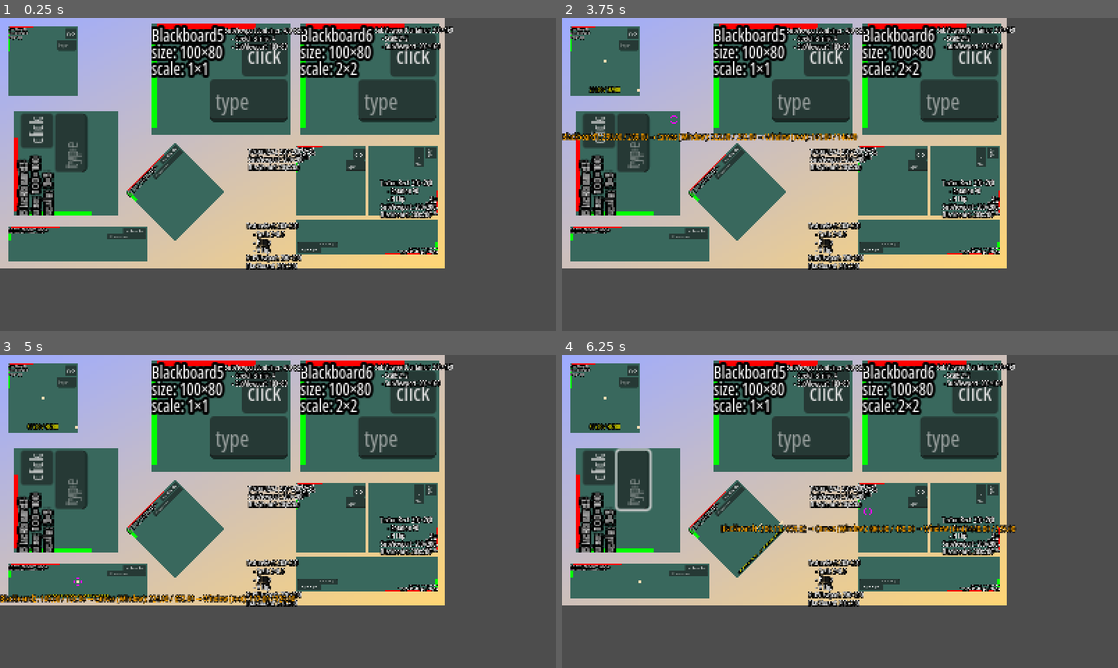
Above: before the commit, frames 1-4 (two rows, left to right).
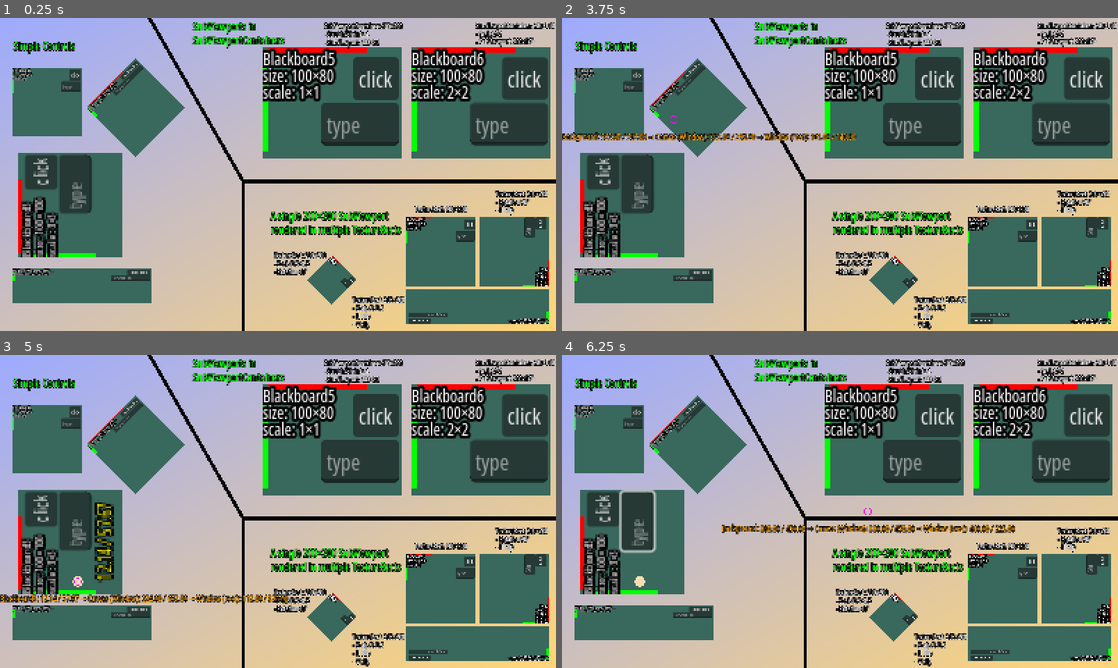
Above: after the commit, the same moments.

Repository: Toxe/godot-coordinate-systems
Game: Godot game, scene res://scenes/main.tscn
The game is run twice, just before and just after one commit, with the same random seed, the same clock (stepped at 60 frames per second) and the same inputs.
Inputs (mouse positions are in pixels of both pictures, inside the frame that each line leads up to):
- Up to frame 1 (0.25 s): no input
- Up to frame 2 (3.75 s): click "click" at 0.5 s; click "click" at 1.25 s; click "click" at 2 s; tap Enter at 2.75 s; drag from (784, 143) to (895, 105) at 2.77 s; tap Space at 3.5 s; drag from (606, 61) to (812, 237) at 3.52 s
- Up to frame 3 (5 s): tap Enter at 4.25 s; move the mouse to (77, 580) at 4.27 s; click (77, 580) at 4.42 s
- Up to frame 4 (6.25 s): tap Space at 5 s; drag from (628, 502) to (673, 464) at 5.02 s; tap Enter at 5.75 s; drag from (739, 530) to (867, 511) at 5.77 s

The runs differ from the first frame. In frame 1, 77% of the frame differs, in the area x 0-100%, y 0-100%; in frame 2, 77%; in frame 3, 78%; in frame 4, 77%.

Commit message:
Rearrange the layout; add/change labels

Diff:
--- a/CoordinateSystems/scenes/main.tscn
+++ b/CoordinateSystems/scenes/main.tscn
@@ -10,6 +10,8 @@
 
 [sub_resource type="GradientTexture2D" id="GradientTexture2D_o5qli"]
 gradient = SubResource("Gradient_sgp6g")
+width = 128
+height = 128
 fill_to = Vector2(1, 1)
 metadata/_snap_enabled = true
 
@@ -19,40 +21,43 @@
 [node name="Main" type="Node2D" unique_id=8235168]
 
 [node name="Background" type="TextureRect" parent="." unique_id=396497303]
-offset_right = 1280.0
-offset_bottom = 720.0
+offset_right = 1600.0
+offset_bottom = 900.0
 texture = SubResource("GradientTexture2D_o5qli")
 script = ExtResource("1_sugp2")
-metadata/_edit_lock_ = true
 
 [node name="Blackboard1" parent="." unique_id=2027896682 instance=ExtResource("2_0wfyh")]
-offset_left = 23.0
-offset_top = 23.0
-offset_right = 223.0
-offset_bottom = 223.0
+offset_left = 35.0
+offset_top = 142.4213
+offset_right = 235.0
+offset_bottom = 342.4213
+metadata/_edit_use_anchors_ = true
 
 [node name="Blackboard2" parent="." unique_id=1666201008 instance=ExtResource("2_0wfyh")]
-offset_left = 24.0
-offset_top = 601.0
-offset_right = 224.0
-offset_bottom = 801.0
+offset_left = 36.0
+offset_top = 720.42126
+offset_right = 236.0
+offset_bottom = 920.42126
 scale = Vector2(2, 0.5)
+metadata/_edit_use_anchors_ = true
 
 [node name="Blackboard3" parent="." unique_id=1031358396 instance=ExtResource("2_0wfyh")]
-offset_left = 39.000004
-offset_top = 569.0
-offset_right = 139.0
-offset_bottom = 669.0
+offset_left = 51.000004
+offset_top = 688.42126
+offset_right = 151.0
+offset_bottom = 788.42126
 rotation = -1.5707964
 scale = Vector2(3, 3)
+metadata/_edit_use_anchors_ = true
 
 [node name="Blackboard4" parent="." unique_id=1278775097 instance=ExtResource("2_0wfyh")]
-offset_left = 364.0
-offset_top = 500.0
-offset_right = 464.0
-offset_bottom = 900.0
+offset_left = 250.0
+offset_top = 258.0
+offset_right = 350.0
+offset_bottom = 658.0
 rotation = -0.7853982
 scale = Vector2(2, 0.5)
+metadata/_edit_use_anchors_ = true
 
 [node name="CanvasLayer" type="CanvasLayer" parent="." unique_id=1819731043]
 
@@ -60,10 +65,10 @@
 script = ExtResource("3_jyhfs")
 
 [node name="SubViewportContainer1" type="SubViewportContainer" parent="." unique_id=451903663]
-offset_left = 435.0
-offset_top = 16.0
-offset_right = 835.0
-offset_bottom = 336.0
+offset_left = 757.0
+offset_top = 84.0
+offset_right = 1157.0
+offset_bottom = 404.0
 stretch = true
 stretch_shrink = 4
 script = ExtResource("1_sugp2")
@@ -85,10 +90,10 @@
 metadata/_edit_lock_ = true
 
 [node name="SubViewportContainer2" type="SubViewportContainer" parent="." unique_id=897523664]
-offset_left = 863.0
-offset_top = 16.0
-offset_right = 1063.0
-offset_bottom = 176.0
+offset_left = 1185.0
+offset_top = 84.0
+offset_right = 1385.0
+offset_bottom = 244.0
 scale = Vector2(2, 2)
 stretch = true
 script = ExtResource("1_sugp2")
@@ -120,20 +125,20 @@
 offset_bottom = 200.0
 
 [node name="TextureRect1" type="TextureRect" parent="." unique_id=767382591 node_paths=PackedStringArray("sub_viewport")]
-offset_left = 852.0
-offset_top = 370.0
-offset_right = 1052.0
-offset_bottom = 570.0
+offset_left = 1170.0
+offset_top = 572.0
+offset_right = 1370.0
+offset_bottom = 772.0
 mouse_filter = 0
 texture = SubResource("ViewportTexture_sugp2")
 script = ExtResource("4_jyhfs")
 sub_viewport = NodePath("../SubViewport3")
 
 [node name="TextureRect2" type="TextureRect" parent="." unique_id=1570498070 node_paths=PackedStringArray("sub_viewport")]
-offset_left = 1262.0
-offset_top = 370.0
-offset_right = 1462.0
-offset_bottom = 570.0
+offset_left = 1580.0
+offset_top = 572.0
+offset_right = 1780.0
+offset_bottom = 772.0
 rotation = 1.5707964
 mouse_filter = 0
 texture = SubResource("ViewportTexture_sugp2")
@@ -142,10 +147,10 @@
 sub_viewport = NodePath("../SubViewport3")
 
 [node name="TextureRect3" type="TextureRect" parent="." unique_id=1538466976 node_paths=PackedStringArray("sub_viewport")]
-offset_left = 852.0
-offset_top = 580.0
-offset_right = 1057.0
-offset_bottom = 780.0
+offset_left = 1170.0
+offset_top = 782.0
+offset_right = 1375.0
+offset_bottom = 982.0
 scale = Vector2(2, 0.5)
 mouse_filter = 0
 texture = SubResource("ViewportTexture_sugp2")
@@ -154,57 +159,102 @@
 script = ExtResource("4_jyhfs")
 sub_viewport = NodePath("../SubViewport3")
 
+[node name="TextureRect4" type="TextureRect" parent="." unique_id=513767253 node_paths=PackedStringArray("sub_viewport")]
+offset_left = 955.0
+offset_top = 682.0
+offset_right = 1155.0
+offset_bottom = 882.0
+rotation = 0.7853982
+scale = Vector2(0.5, 0.5)
+mouse_filter = 0
+texture = SubResource("ViewportTexture_sugp2")
+script = ExtResource("4_jyhfs")
+sub_viewport = NodePath("../SubViewport3")
+
 [node name="Label1" type="Label" parent="." unique_id=113031044]
-offset_left = 647.0
-offset_top = 22.0
-offset_right = 828.0
-offset_bottom = 81.0
+offset_left = 932.0
+offset_top = 10.0
+offset_right = 1158.0
+offset_bottom = 84.0
 text = "SubViewportContainer: 400×320
-	- Stretch Shrink: 4
-	- SubViewport: 100×80"
-tab_stops = PackedFloat32Array(20, 20)
+- Stretch/Shrink: 4
+- SubViewport: 100×80"
 
 [node name="Label2" type="Label" parent="." unique_id=161700426]
-offset_left = 1078.0
-offset_top = 21.0
-offset_right = 1259.0
-offset_bottom = 80.0
+offset_left = 1369.0
+offset_top = 8.0
+offset_right = 1595.0
+offset_bottom = 82.0
 text = "SubViewportContainer: 200×160
-	- Scale 2×2
-	- SubViewport: 200×160"
-tab_stops = PackedFloat32Array(20, 20)
+- Scale 2×2
+- SubViewport: 200×160"
 
 [node name="Label3" type="Label" parent="." unique_id=1411215777]
-offset_left = 715.0
-offset_top = 370.0
-offset_right = 842.0
-offset_bottom = 429.0
+offset_left = 1194.0
+offset_top = 535.0
+offset_right = 1343.0
+offset_bottom = 563.0
+text = "TextureRect: 200×200"
+
+[node name="Label4" type="Label" parent="." unique_id=1507417622]
+offset_left = 1427.0
+offset_top = 492.0
+offset_right = 1576.0
+offset_bottom = 566.0
 text = "TextureRect: 200×200
-SubViewport: 200×200
-Blackboard: 200x200"
-tab_stops = PackedFloat32Array(20, 20)
-
-[node name="Label4" type="Label" parent="." unique_id=1507417622]
-offset_left = 1095.0
-offset_top = 460.0
-offset_right = 1222.0
-offset_bottom = 555.0
+- Rotation 90°
+- H Flip"
+
+[node name="Label5" type="Label" parent="." unique_id=1226042659]
+offset_left = 1015.0
+offset_top = 797.0
+offset_right = 1164.0
+offset_bottom = 894.0
+text = "TextureRect: 205×200
+- Scale 2×0.5
+- H Flip
+- V Flip"
+
+[node name="Label6" type="Label" parent="." unique_id=426603918]
+offset_left = 39.0
+offset_top = 58.0
+offset_right = 214.0
+offset_bottom = 103.0
+theme_override_colors/font_color = Color(0, 1, 0, 1)
+theme_override_font_sizes/font_size = 32
+text = "Simple Controls"
+
+[node name="Label7" type="Label" parent="." unique_id=1381013410]
+offset_left = 554.0
+offset_top = 1.0
+offset_right = 817.0
+offset_bottom = 86.0
+theme_override_colors/font_color = Color(0, 1, 0, 1)
+theme_override_font_sizes/font_size = 32
+text = "SubViewports in
+SubViewportContainers"
+
+[node name="Label8" type="Label" parent="." unique_id=570167275]
+offset_left = 779.0
+offset_top = 546.0
+offset_right = 1154.0
+offset_bottom = 631.0
+theme_override_colors/font_color = Color(0, 1, 0, 1)
+theme_override_font_sizes/font_size = 32
+text = "A single 200×200 SubViewport
+rendered in multiple TextureRects"
+
+[node name="Label9" type="Label" parent="." unique_id=1677060448]
+offset_left = 788.0
+offset_top = 669.0
+offset_right = 937.0
+offset_bottom = 743.0
 text = "TextureRect: 200×200
-	- Rotation 90
-	- H Flip
-SubViewport: 200×200
-Blackboard: 200x200"
-tab_stops = PackedFloat32Array(20, 20)
-
-[node name="Label5" type="Label" parent="." unique_id=1226042659]
-offset_left = 709.0
-offset_top = 584.0
-offset_right = 836.0
-offset_bottom = 697.0
-text = "TextureRect: 200×200
-	- Scale 2×0.5
-	- H Flip
-	- V Flip
-SubViewport: 200×200
-Blackboard: 200x200"
-tab_stops = PackedFloat32Array(20, 20)
+- Scale 0.5×0.5
+- Rotation 45°"
+
+[node name="Line2D" type="Line2D" parent="." unique_id=649153884]
+points = PackedVector2Array(430, 0, 700, 470, 700, 900, 700, 470, 1600, 470)
+default_color = Color(0, 0, 0, 1)
+begin_cap_mode = 2
+end_cap_mode = 2
